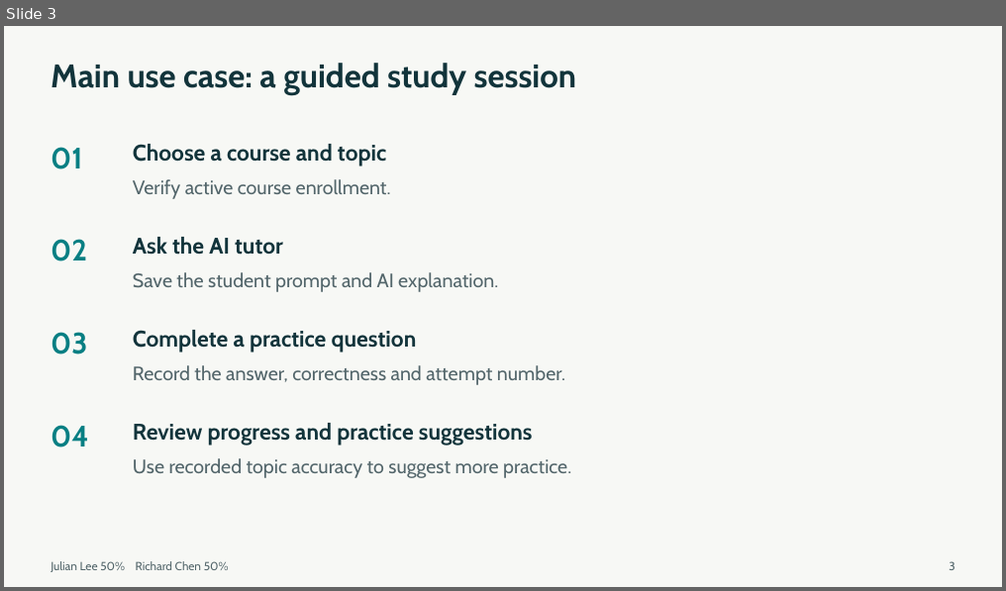
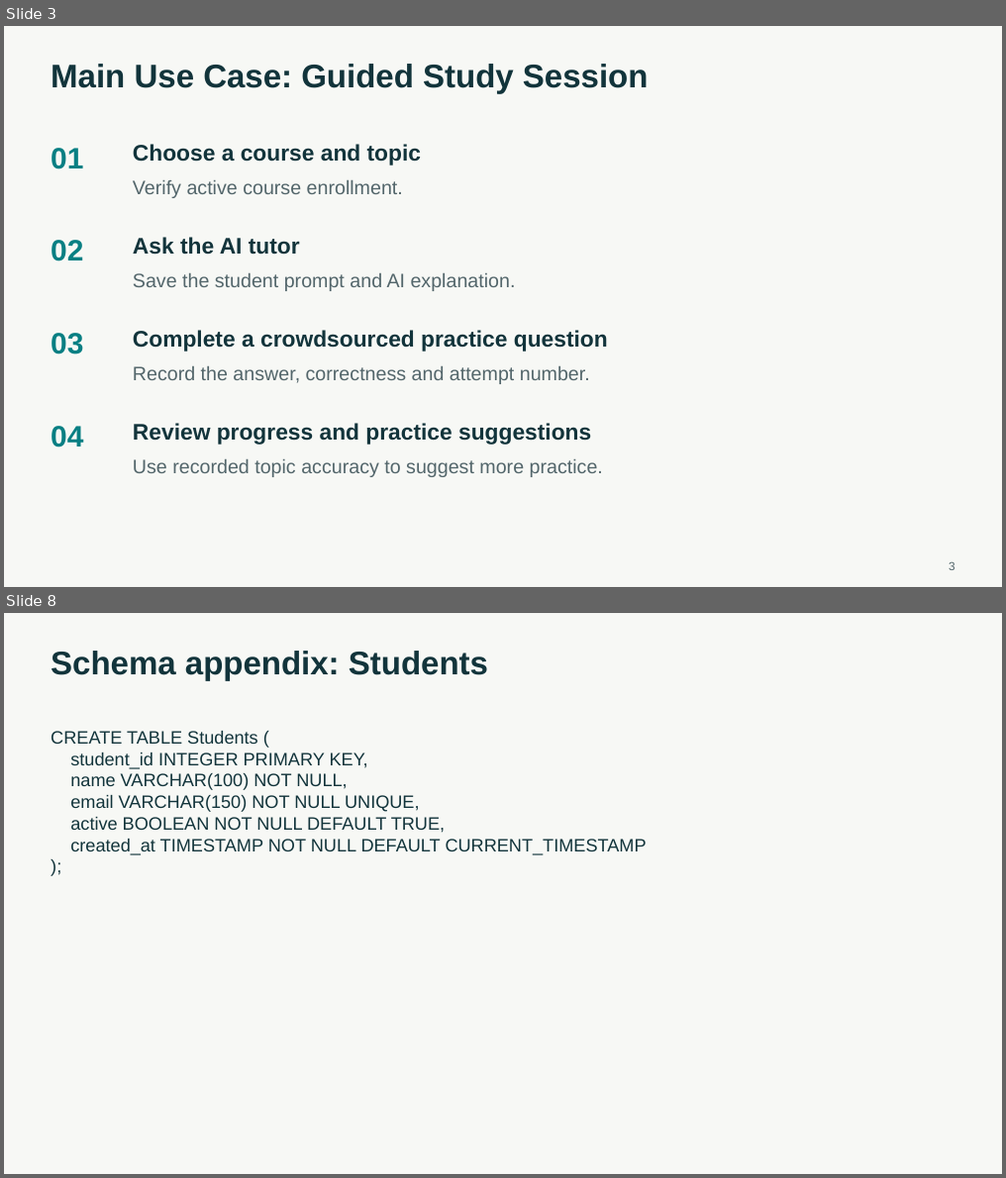
Before and after one commit to BoyManWamen/YouTutor, a slide deck: Checkpoint1-slides.pptx. Shown one above the other, each under a label of ours: slide 3 before the commit, slides 3 and 8 after it; the slides between them are not shown. The pictures are 1006x591 and 1006x1178 pixels, drawn with LibreOffice and Linux fonts; fonts in the diff are those of the drawing. Boxes give left, top, right and bottom in pixels: in the first picture for what was removed or moved away, otherwise in the second. Text is boxed around its words. In the diff, an @@ line names an element or a change of style, - is before the commit and + after.

```diff
--- a/Checkpoint1-slides.pptx
+++ b/Checkpoint1-slides.pptx
@@ slide 8 added at (4, 613, 1002, 1174), background #F7F8F5 @@
@@ text added at (51, 651, 488, 681), 31.5 pt, text #12343B, bold @@
+Schema appendix: Students
@@ text added at (51, 731, 647, 856), 17.2 pt, text #12343B @@
+CREATE TABLE Students (
+student_id INTEGER PRIMARY KEY,
+name VARCHAR(100) NOT NULL,
+email VARCHAR(150) NOT NULL UNIQUE,
+active BOOLEAN NOT NULL DEFAULT TRUE,
+created_at TIMESTAMP NOT NULL DEFAULT CURRENT_TIMESTAMP
+);
@@ slide 3 changed as well @@
@@ text at (51, 64, 648, 94): text changed; font Cabin to Arial @@
-Main use case: a guided study session
+Main Use Case: Guided Study Session
@@ text at (133, 330, 608, 352): text changed; font Cabin to Arial @@
-Complete a practice question
+Complete a crowdsourced practice question
@@ font Cabin to Arial in 12 elements at (948, 563, 955, 570), (51, 148, 83, 170), (133, 144, 421, 166), (133, 180, 403, 198), (51, 240, 83, 262), (133, 237, 300, 255), (133, 274, 516, 291), (51, 333, 83, 355), (133, 367, 590, 384), (51, 426, 83, 448), (133, 423, 591, 444), (133, 460, 603, 477) @@
@@ text removed at (51, 562, 229, 572) @@
-Julian Lee 50% Richard Chen 50%
```
Also in this commit, not shown: 2 other slides changed, 12 other slides added, 1 slide removed, 1 other file.
